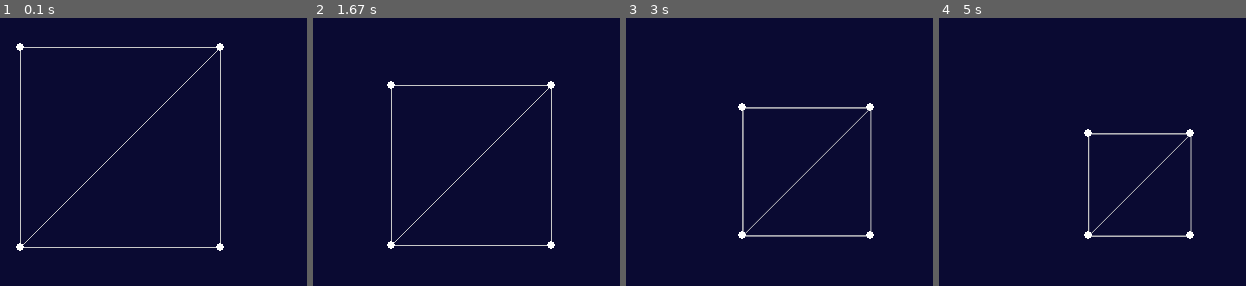
Above: before the commit, frames 1-4 (left to right).
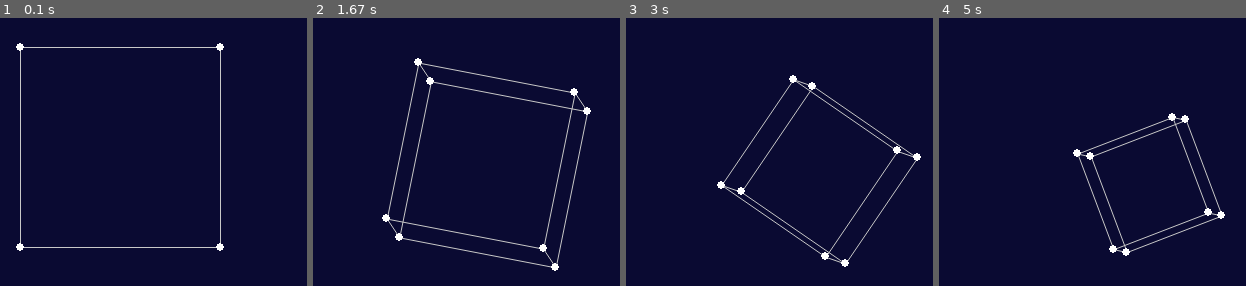
Above: after the commit, the same moments.

Repository: saubun/python-repo
Game: pygame game, started from src/3dTest.py
The game is run twice, just before and just after one commit, with the same random seed, the same clock (stepped at 60 frames per second) and the same inputs.
Inputs:
- Up to frame 1 (0.1 s): no input
- Up to frame 2 (1.67 s): hold A 0.33-0.8 s; hold Right 0.33-0.8 s; hold Q 0.83-1.3 s; hold Right 0.83-1.3 s; hold D 0.83-1.3 s; tap Z at 0.9, 1.2, 1.4 s; tap X at 0.98 s; hold Right from 1.33 s (still down); hold D from 1.33 s (still down); tap - at 1.48 s
- Up to frame 3 (3 s): tap Z at 1.7, 1.9, 2.23, 2.53, 2.73 s; release Right at 1.8 s; release D at 1.8 s; hold Up 1.83-2.13 s; hold W 1.83-2.13 s; hold Right 2.17-2.63 s; hold D 2.17-2.63 s; tap X at 2.32 s; hold Left from 2.67 s (still down); hold A from 2.67 s (still down); tap - at 2.82 s
- Up to frame 4 (5 s): tap Z at 3.03, 3.3, 3.63, 3.93, 4.07, 4.47, 4.77 s; release Left at 3.2 s; release A at 3.2 s; hold Down 3.23-3.53 s; hold S 3.23-3.53 s; hold Left 3.57-3.97 s; hold A 3.57-3.97 s; tap X at 3.72 s; hold Up 4-4.37 s; hold W 4-4.37 s; tap - at 4.15 s; hold Right from 4.4 s (still down); hold D from 4.4 s (still down)

The runs differ from the first frame. In frame 1, 0.2% of the frame differs, in the area x 7-72%, y 11-85%; in frame 2, 4.1%, in the area x 22-91%, y 14-95%; in frame 3, 3.8%; in frame 4, 3.2%.

Commit message:
epic cube

Diff:
--- a/src/3dTest.py
+++ b/src/3dTest.py
@@ -1,4 +1,5 @@
 import pygame
+import math
 
 WIDTH = 600
 HEIGHT = 480
@@ -76,6 +77,46 @@
             node.y = centerY + scale * (node.y - centerY)
             node.z *= scale
 
+    def findCenter(self):
+        '''Find the center of the WireFrame'''
+
+        numNodes = len(self.nodes)
+        meanX = sum([node.x for node in self.nodes]) / numNodes
+        meanY = sum([node.y for node in self.nodes]) / numNodes
+        meanZ = sum([node.z for node in self.nodes]) / numNodes
+
+        return (meanX, meanY, meanZ)
+
+    def rotateZ(self, cx, cy, cz, radians):
+        '''Rotate WireFrame along the Z axis'''
+        for node in self.nodes:
+            x = node.x - cx
+            y = node.y - cy
+            d = math.hypot(y, x)
+            theta = math.atan2(y, x) + radians
+            node.x = cx + d * math.cos(theta)
+            node.y = cy + d * math.sin(theta)
+
+    def rotateX(self, cx, cy, cz, radians):
+        '''Rotate WireFrame along the X axis'''
+        for node in self.nodes:
+            y = node.y - cy
+            z = node.z - cz
+            d = math.hypot(y, z)
+            theta = math.atan2(y, z) + radians
+            node.z = cz + d * math.cos(theta)
+            node.y = cy + d * math.sin(theta)
+
+    def rotateY(self, cx, cy, cz, radians):
+        '''Rotate WireFrame along the Y axis'''
+        for node in self.nodes:
+            x = node.x - cx
+            z = node.z - cz
+            d = math.hypot(x, z)
+            theta = math.atan2(x, z) + radians
+            node.z = cz + d * math.cos(theta)
+            node.x = cx + d * math.sin(theta)
+
 
 class ProjectionViewer:
     '''Displays 3D objects on a 2D display'''
@@ -100,12 +141,18 @@
         running = True
 
         keyToFunction = {
-            pygame.K_a: (lambda x: x.translateAll('x', -10)),
-            pygame.K_d: (lambda x: x.translateAll('x', 10)),
-            pygame.K_s: (lambda x: x.translateAll('y', 10)),
-            pygame.K_w: (lambda x: x.translateAll('y', -10)),
+            pygame.K_LEFT: (lambda x: x.translateAll('x', -10)),
+            pygame.K_RIGHT: (lambda x: x.translateAll('x', 10)),
+            pygame.K_DOWN: (lambda x: x.translateAll('y', 10)),
+            pygame.K_UP: (lambda x: x.translateAll('y', -10)),
             pygame.K_EQUALS: (lambda x: x.scaleAll(1.25)),
-            pygame.K_MINUS: (lambda x: x.scaleAll(0.8))
+            pygame.K_MINUS: (lambda x: x.scaleAll(0.8)),
+            pygame.K_q: (lambda x: x.rotateAll('X', 0.1)),
+            pygame.K_w: (lambda x: x.rotateAll('X', -0.1)),
+            pygame.K_a: (lambda x: x.rotateAll('Y', 0.1)),
+            pygame.K_s: (lambda x: x.rotateAll('Y', -0.1)),
+            pygame.K_z: (lambda x: x.rotateAll('Z', 0.1)),
+            pygame.K_x: (lambda x: x.rotateAll('Z', -0.1)),
         }
 
         while running:
@@ -156,6 +203,18 @@
         for wireframe in self.wireframes.values():
             wireframe.scale(centerX, centerY, scale)
 
+    def rotateAll(self, axis, theta):
+        '''Rotate all wireframes along the given axis by the given angle'''
+
+        rotateFunction = 'rotate' + axis.upper()
+
+        for wireframe in self.wireframes.values():
+            center = wireframe.findCenter()
+            try:
+                getattr(wireframe, rotateFunction)(*center, theta)
+            except Exception:
+                print("Invalid axis provided in rotateAll()")
+
 
 def main():
     '''Main function containing everything'''
@@ -165,16 +224,18 @@
     cubeNodes = [(x, y, z) for x in r for y in r for z in r]
     cubeEdges = [(n, n + 4) for n in range(0, 4)]
     cubeEdges += [(n, n + 1) for n in range(0, 8, 2)]
-    cubeEdges += [(n, n + 2) for n in (0, 1, 3, 5)]
+    cubeEdges += [(n, n + 2) for n in (0, 1, 4, 5)]
 
     # Create a WireFrame
     cube = WireFrame()
     cube.addNodes(cubeNodes)
     cube.addEdges(cubeEdges)
 
-    # Create display and begin
+    # Create display
     pv = ProjectionViewer(WIDTH, HEIGHT)
     pv.addWireFrame('cube', cube)
+
+    # Begin main loop
     pv.run()
 
 
